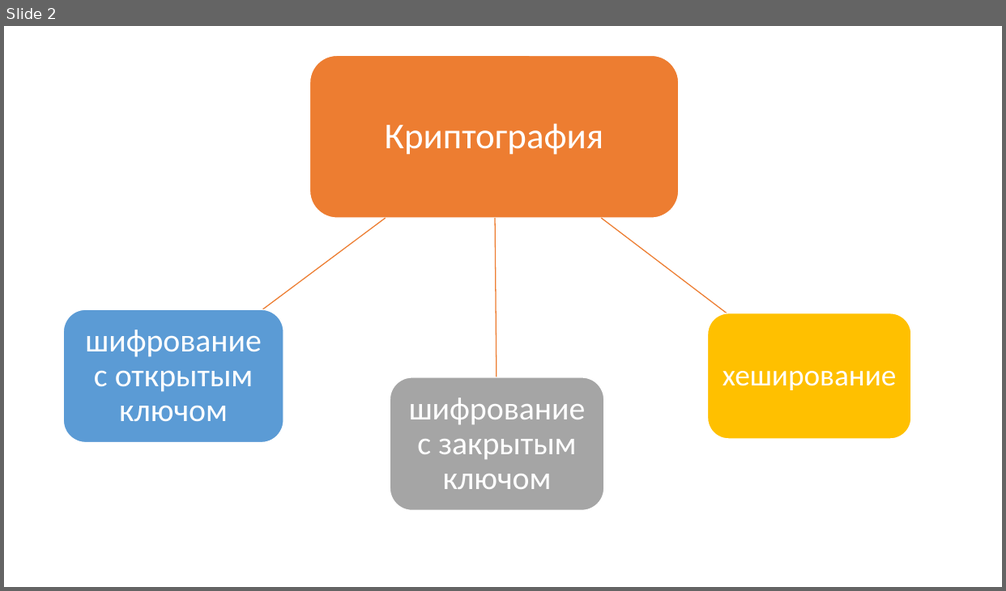
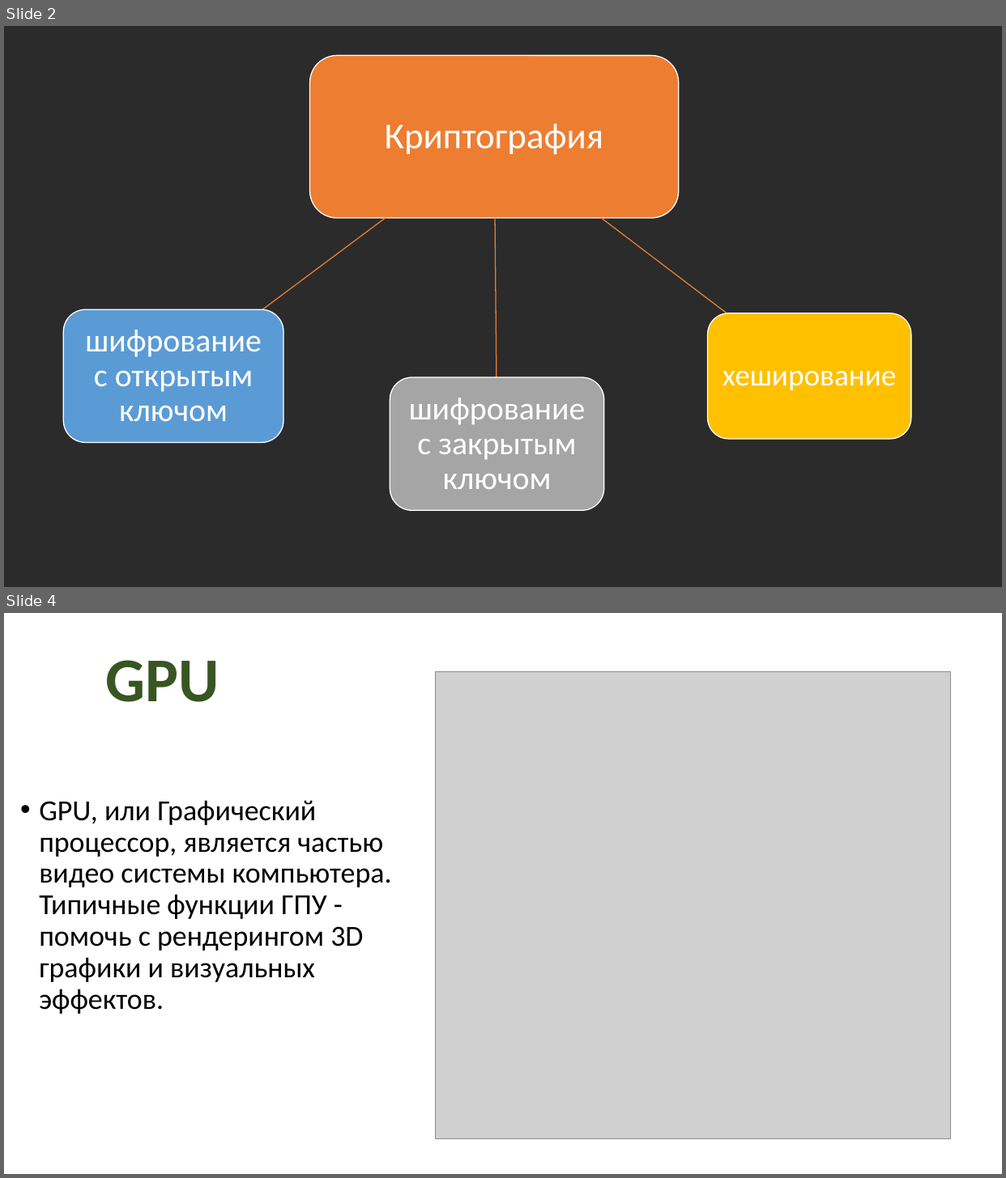
Before and after one commit to MamonovaMaria/Criptography, a slide deck: Взломы с GPU/Атаки с GPU.pptx. Shown one above the other, each under a label of ours: slide 2 before the commit, slides 2 and 4 after it; the slides between them are not shown. The pictures are 1006x591 and 1006x1178 pixels, drawn with LibreOffice and Linux fonts; fonts in the diff are those of the drawing; grey boxes stand for pictures; background and template pictures are left out; a plain dark background stands for a picture behind light text. Boxes give left, top, right and bottom in pixels: in the first picture for what was removed or moved away, otherwise in the second. Text is boxed around its words. In the diff, an @@ line names an element or a change of style, - is before the commit and + after.

```diff
--- a/Взломы с GPU/Атаки с GPU.pptx
+++ b/Взломы с GPU/Атаки с GPU.pptx
@@ slide 4 added at [4, 613, 1002, 1174], background picture (left out) @@
@@ title added at [105, 660, 219, 702], 60 pt, text #385723, bold @@
+GPU
@@ picture added at [435, 671, 951, 1139] @@
@@ text added at [39, 800, 392, 1014], 28 pt, text #000000 @@
+• GPU, или Графический процессор, является частью видео системы компьютера. Типичные функции ГПУ - помочь с рендерингом 3D графики и визуальных эффектов.
@@ slide 2 changed as well @@
@@ background #FFFFFF to picture (left out) @@
```
Also in this commit, not shown: 1 other slide changed, 17 other slides added, 9 slides removed, 4 other files.
